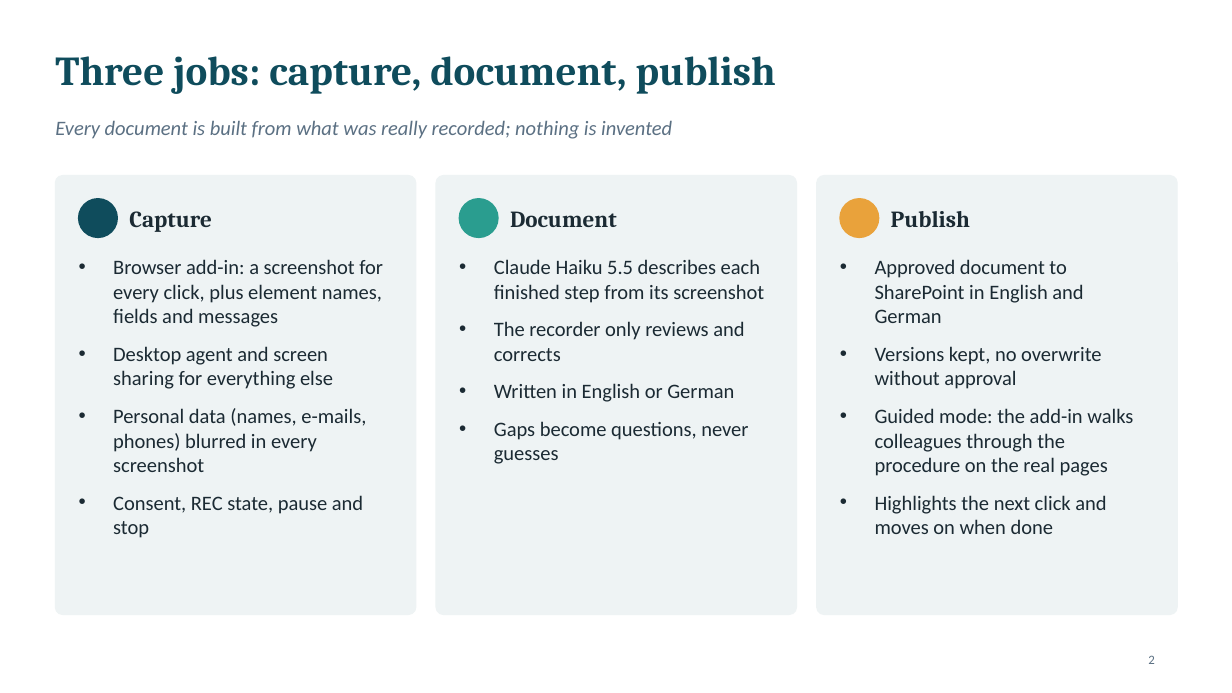
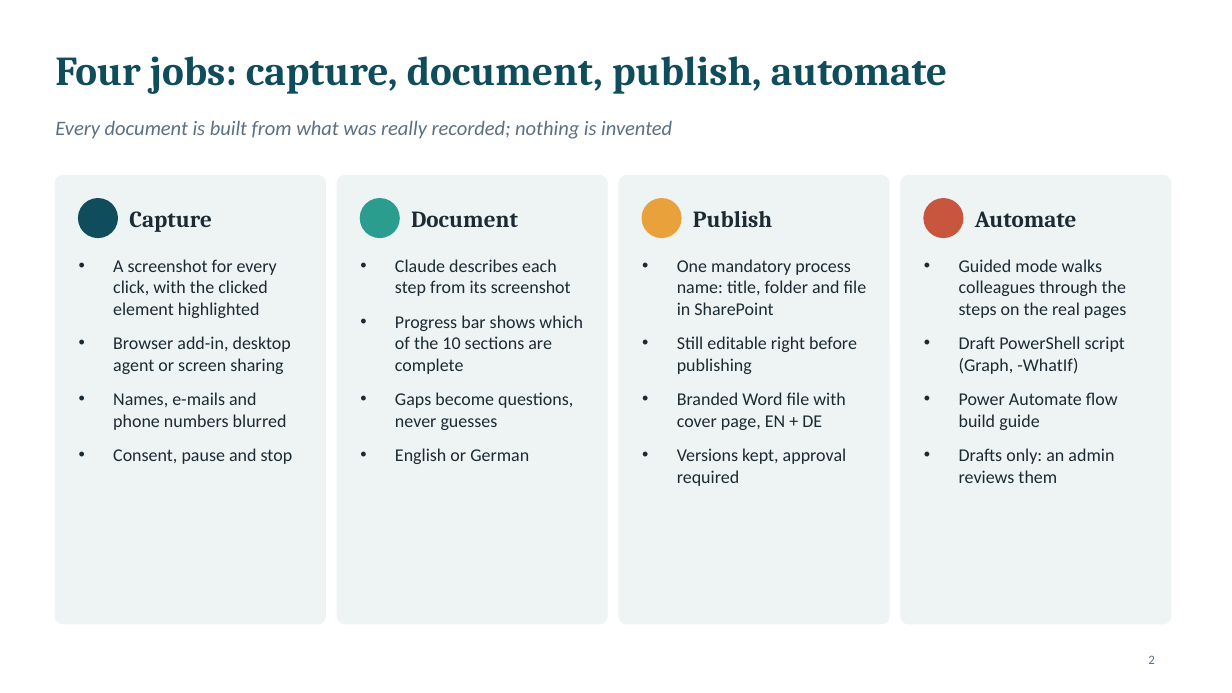
Before and after one commit to traistacristian/process-documentation-agent, a slide deck: slide 2 of docs/Process-Documentation-Agent-Overview.pptx. Drawn at 1232x693 pixels with LibreOffice and Linux fonts; fonts in the diff are those of the drawing. Boxes give left, top, right and bottom in pixels: in the first picture for what was removed or moved away, otherwise in the second. Text is boxed around its words. In the diff, an @@ line names an element or a change of style, - is before the commit and + after.

```diff
--- a/docs/Process-Documentation-Agent-Overview.pptx
+++ b/docs/Process-Documentation-Agent-Overview.pptx
@@ title at bbox=[55, 56, 947, 94]: text changed @@
-Three jobs: capture, document, publish
+Four jobs: capture, document, publish, automate
@@ rounded rectangle: place and size @@
-rounded rectangle at bbox=[55, 176, 416, 615]
+rounded rectangle at bbox=[55, 176, 325, 624]
@@ rounded rectangle: place and size @@
-rounded rectangle at bbox=[436, 176, 797, 615]
+rounded rectangle at bbox=[337, 176, 607, 624]
@@ proportions changed in 3 elements at bbox=[55, 176, 325, 624], bbox=[337, 176, 607, 624], bbox=[619, 176, 889, 624] @@
@@ rounded rectangle: place and size @@
-rounded rectangle at bbox=[817, 176, 1177, 615]
+rounded rectangle at bbox=[619, 176, 889, 624]
@@ rounded rectangle added at bbox=[901, 176, 1171, 624], fill #EEF3F4, outline #EEF3F4 1 pt @@
@@ ellipse: place and size @@
-ellipse at bbox=[459, 199, 498, 238]
+ellipse at bbox=[360, 199, 399, 238]
@@ text "Document": place and size @@
-text "Document" at bbox=[510, 211, 617, 227]
+text "Document" at bbox=[411, 211, 518, 227]
@@ ellipse: place and size @@
-ellipse at bbox=[840, 199, 879, 238]
+ellipse at bbox=[642, 199, 681, 238]
@@ text "Publish": place and size @@
-text "Publish" at bbox=[891, 211, 970, 227]
+text "Publish" at bbox=[693, 211, 772, 227]
@@ ellipse added at bbox=[924, 199, 963, 238], fill #C8553D, outline #C8553D 1 pt @@
@@ text added at bbox=[975, 211, 1077, 227], 18 pt, text #1B2A33, bold @@
+Automate
@@ text at bbox=[113, 259, 293, 464]: text changed; size 16 to 14 pt @@
-• Browser add-in: a screenshot for every click, plus element names, fields and messages
-• Desktop agent and screen sharing for everything else
-• Personal data (names, e-mails, phones) blurred in every screenshot
-• Consent, REC state, pause and stop
+• A screenshot for every click, with the clicked element highlighted
+• Browser add-in, desktop agent or screen sharing
+• Names, e-mails and phone numbers blurred
+• Consent, pause and stop
@@ text "Claude describes each step from ...": place and size @@
-text "Claude describes each step from ..." at bbox=[494, 259, 764, 464]
+text "Claude describes each step from ..." at bbox=[395, 259, 582, 464]
@@ text at bbox=[395, 259, 582, 374]: text changed; size 16 to 14 pt @@
-• Claude Haiku 5.5 describes each finished step from its screenshot
-• The recorder only reviews and corrects
-• Written in English or German
+• Claude describes each step from its screenshot
+• Progress bar shows which of the 10 sections are complete
@@ text at bbox=[677, 259, 867, 486]: text changed; size 16 to 14 pt @@
-• Approved document to SharePoint in English and German
-• Versions kept, no overwrite without approval
-• Guided mode: the add-in walks colleagues through the procedure on the real pages
-• Highlights the next click and moves on when done
+• One mandatory process name: title, folder and file in SharePoint
+• Still editable right before publishing
+• Branded Word file with cover page, EN + DE
+• Versions kept, approval required
@@ text added at bbox=[959, 259, 1126, 483], 14 pt, text #1B2A33 @@
+• Guided mode walks colleagues through the steps on the real pages
+• Draft PowerShell script (Graph, -WhatIf)
+• Power Automate flow build guide
+• Drafts only: an admin reviews them
@@ text at bbox=[395, 392, 573, 430]: size 16 to 14 pt in "Gaps become questions, never guesses" @@
@@ text at bbox=[395, 448, 529, 464]: paragraph added @@
+• English or German
```
Also in this commit, not shown: 3 other slides changed.
